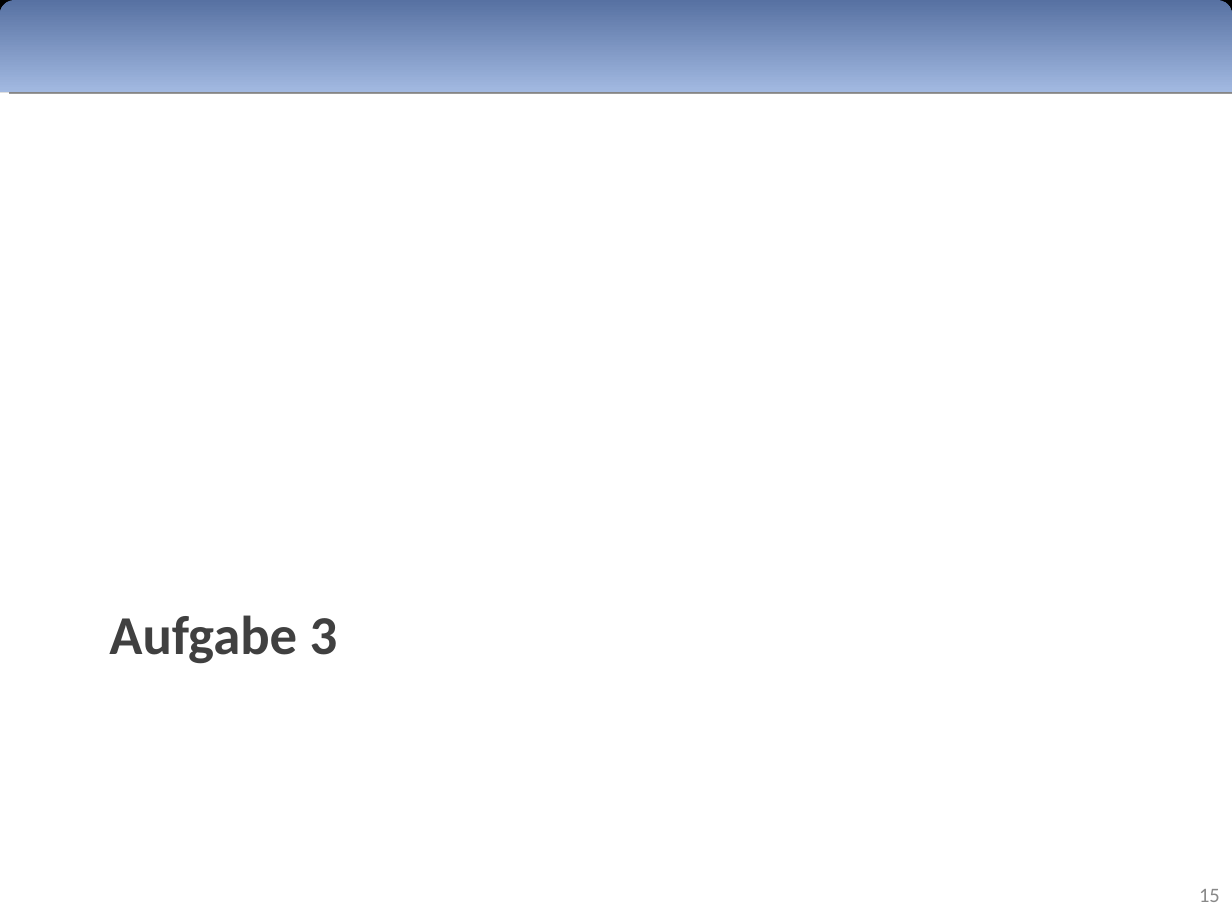
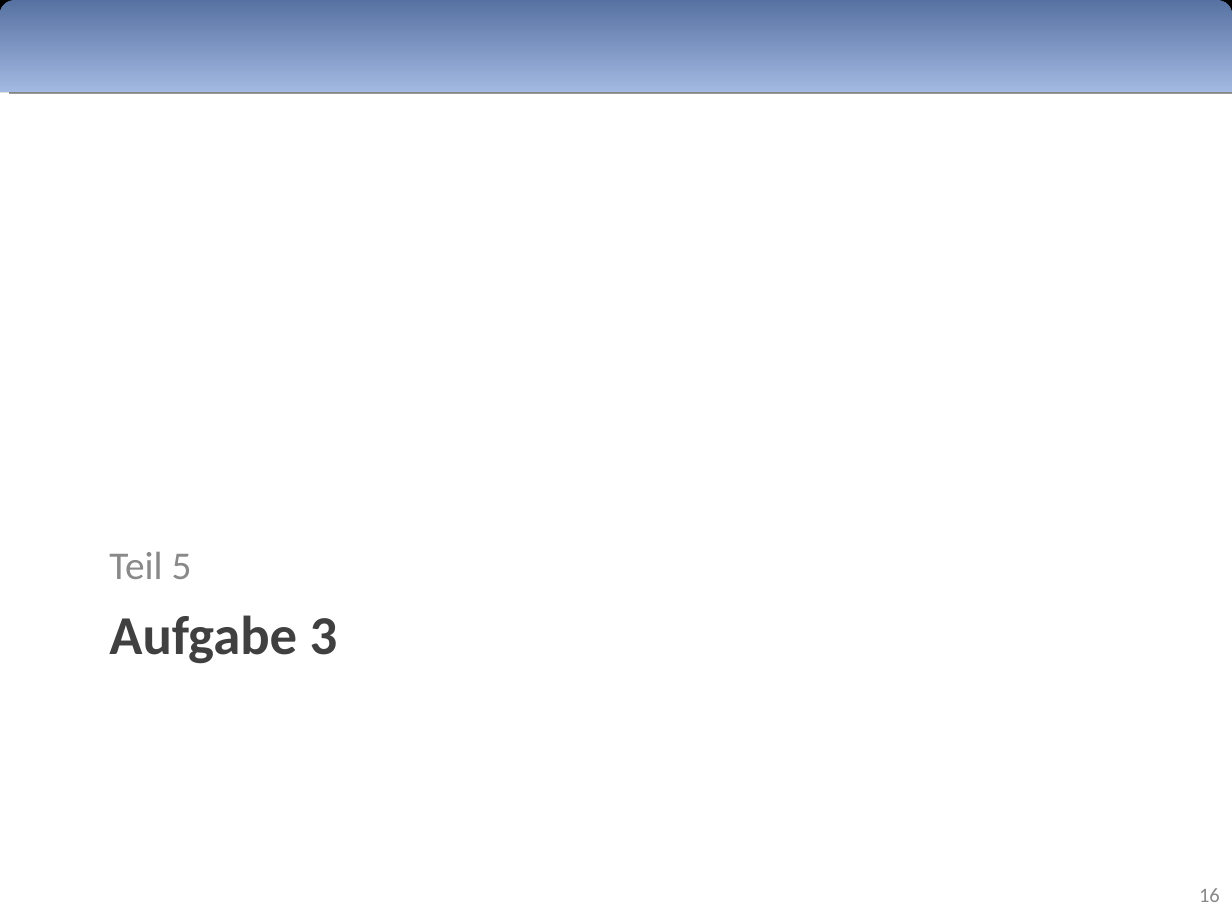
Before and after one commit to Rajikarubijua/bushumappu, a slide deck: slide 16 of presentation/zwischenpräsentation.odp (slide 15 before the commit). Drawn at 1232x924 pixels with LibreOffice and Linux fonts; fonts in the diff are those of the drawing. Boxes give left, top, right and bottom in pixels: in the first picture for what was removed or moved away, otherwise in the second. Text is boxed around its words. In the diff, an @@ line names an element or a change of style, - is before the commit and + after.

```diff
--- a/presentation/zwischenpräsentation.odp
+++ b/presentation/zwischenpräsentation.odp
@@ text added at <box>109,552,192,579</box>, 23 pt, text #898989 @@
+Teil 5
@@ page number at <box>1199,888,1220,902</box>: text changed @@
-15
+16
```
Also in this commit, not shown: 2 other slides changed, 2 slides added, 1 slide removed.
